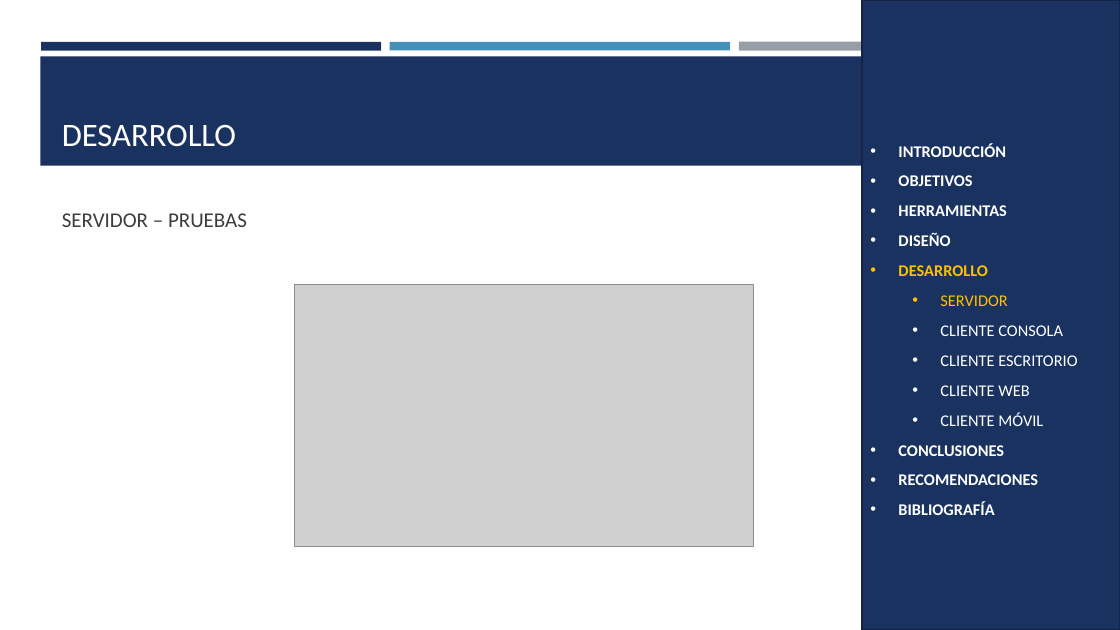
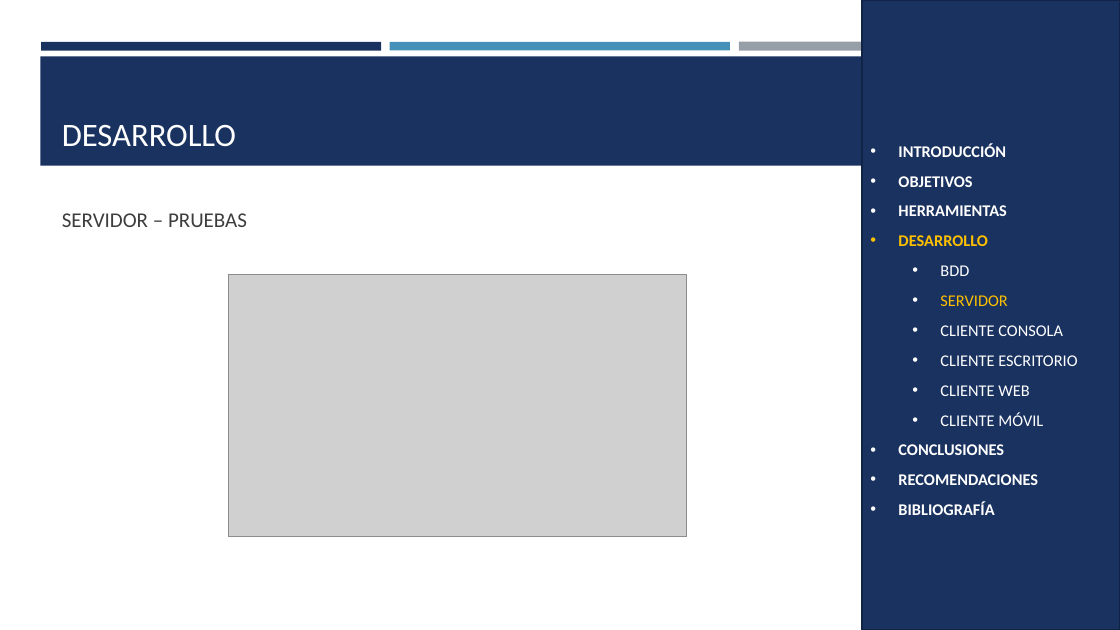
Before and after one commit to SDDrouet/Viajecito_Java_Restful, a slide deck: slide 14 of 04. DOCUMENTACIÓN/VIAJECITO_REST_JAVA_PRESENTACIÓN_GR03.pptx. Drawn at 1120x630 pixels with LibreOffice and Linux fonts; fonts in the diff are those of the drawing; grey boxes stand for pictures. Boxes give left, top, right and bottom in pixels: in the first picture for what was removed or moved away, otherwise in the second. Text is boxed around its words. In the diff, an @@ line names an element or a change of style, - is before the commit and + after.

```diff
--- a/04. DOCUMENTACIÓN/VIAJECITO_REST_JAVA_PRESENTACIÓN_GR03.pptx
+++ b/04. DOCUMENTACIÓN/VIAJECITO_REST_JAVA_PRESENTACIÓN_GR03.pptx
@@ rectangle "INTRODUCCIÓN" at box(862, 0, 1120, 630): outline #132547 1.75 pt to #122446 1.75 pt @@
@@ text in rectangle at box(898, 233, 950, 246): paragraph removed @@
-• DISEÑO
@@ text in rectangle at box(940, 265, 969, 276): paragraph added @@
+  • BDD
@@ picture: place and size @@
-picture at box(295, 284, 754, 546)
+picture at box(229, 275, 687, 537)
```
Also in this commit, not shown: 38 other slides changed, 8 slides added, 18 other files.
